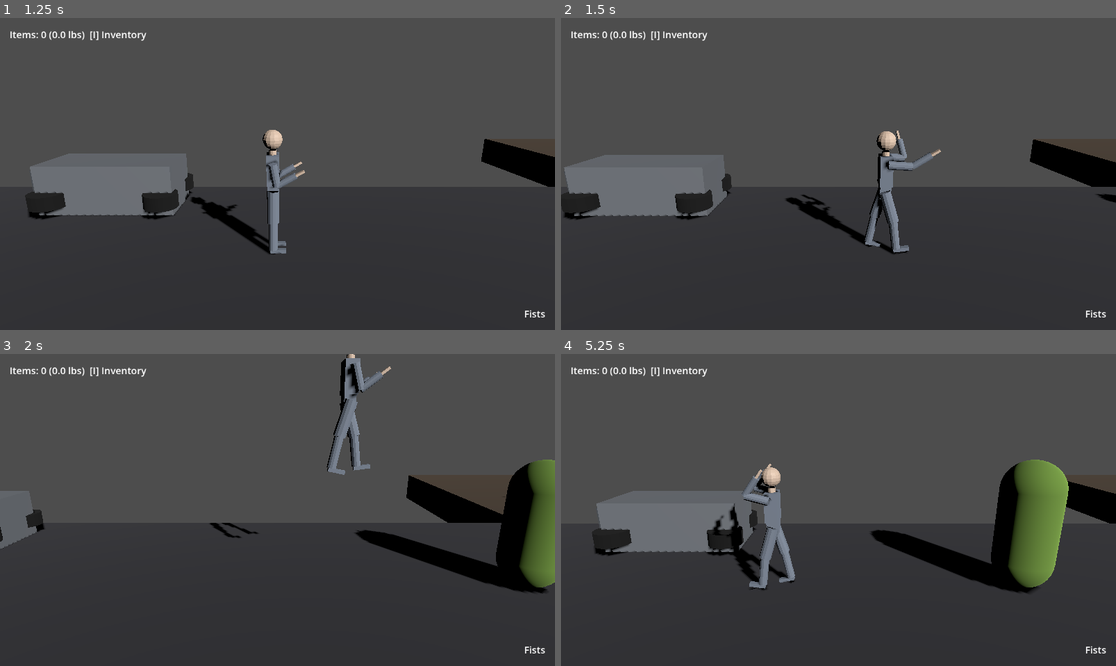
Above: before the commit, frames 1-4 (two rows, left to right).
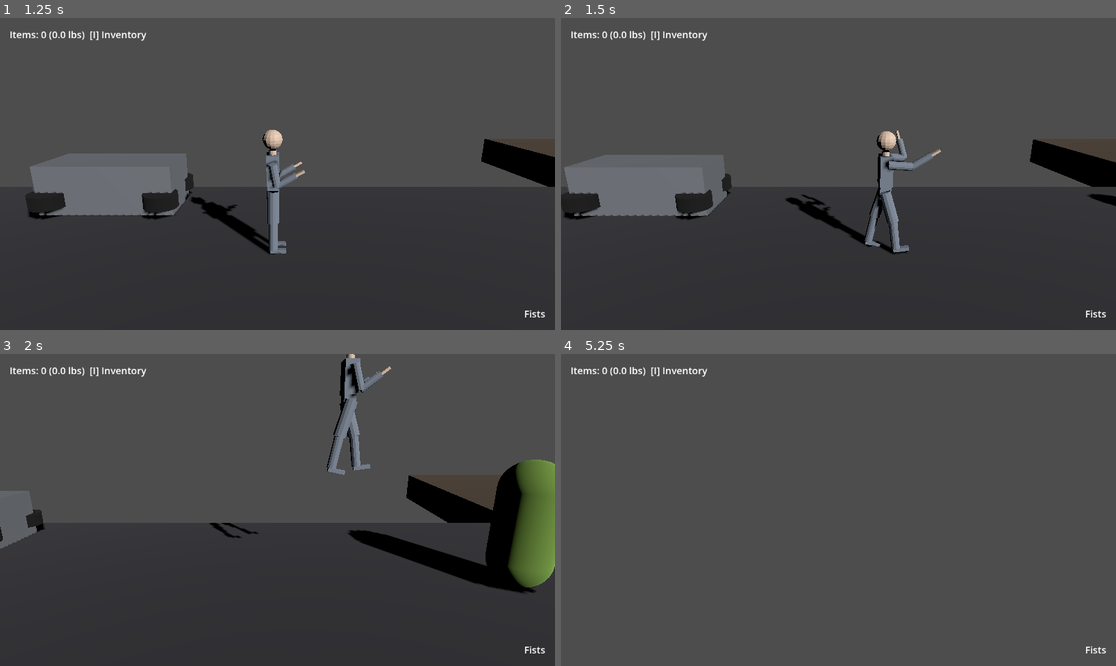
Above: after the commit, the same moments.

Repository: Natkiio/union-city-3d-remake
Game: Godot game, scene res://scenes/ui/main_menu.tscn
Same seed, same stepped clock (60 frames per second), same inputs: the game is played once before the commit and once after it.
Inputs (mouse positions are in pixels of both pictures, inside the frame that each line leads up to):
- Up to frame 1 (1.25 s): click "Start" at 0.5 s
- Up to frame 2 (1.5 s): tap Enter at 1.25 s; move the mouse to (960, 158) at 1.27 s; press the mouse at (960, 158) at 1.28 s; hold D (move_right) from 1.28 s (still down)
- Up to frame 3 (2 s): keep holding D (move_right); tap W (jump) at 1.52 s
- Up to frame 4 (5.25 s): move the mouse to (727, 525) at 2.02 s; release D (move_right) at 2.03 s; release the mouse at (727, 525) at 2.03 s; hold A (move_left) 2.03-2.78 s; tap 1 (equip_fists) at 2.1 s; tap W (jump) at 2.27, 3.77, 4.52 s; move the mouse to (894, 441) at 2.77 s; hold D (move_right) 2.78-4.28 s; tap 2 (equip_gun) at 2.85 s; move the mouse to (810, 572) at 3.52 s; tap E (interact) at 3.6 s; move the mouse to (1005, 556) at 4.27 s; hold A (move_left) from 4.28 s (still down); tap Space (shove) at 4.35 s; move the mouse to (672, 463) at 5.02 s; tap 9 at 5.1 s

Frame 1 is identical in both runs. In frame 2, less than 0.1% of the frame differs, in the area x 94-100%, y 56-61%; in frame 3, 3.0%; in frame 4, 46%, in the area x 0-100%, y 33-100%.

Commit message:
Add ZombieType boilerplate and a limp for the basic zombie
ZombieType reads kinds from data/original/enemy.json and stores speed,
health and damage as multipliers on the basic zombie (zombieSlow = 1.0), so
zombie.gd keeps the tuned baseline. Zombie takes an exported type_ref and a
movement style hook; basic zombies limp (speed swings +/-60% on a 1.2s beat,
same average speed).

Headless: basic zombie unchanged (speed 2.2, hp 50, bite 10), limp min 0.88
max 3.52 mean 2.06, fat/sprint scales load, fat zombie instantiates with
hp 104.2; melee-shove harness still 17/17 PASS.

Diff:
--- a/scripts/zombie.gd
+++ b/scripts/zombie.gd
@@ -1,5 +1,12 @@
 extends CharacterBody3D
 ## Minimal zombie AI: shamble toward the player along X, bite on contact.
+## Baseline stats below are the basic zombie; `type_ref` picks a ZombieType
+## from the original's enemy table that scales them and sets how it moves.
+
+## Basic zombies limp: speed swings sinusoidally around SPEED (the average is
+## unchanged) on a fixed, predictable beat.
+const LIMP_AMPLITUDE: float = 0.6
+const LIMP_PERIOD: float = 1.2
 
 const SPEED: float = 2.2
 const BITE_DAMAGE: float = 10.0
@@ -10,7 +17,14 @@
 const STAGGER_TIME: float = 0.25
 const HIT_FLASH_TIME: float = 0.1
 
+@export var type_ref: String = "zombieSlow"
+
+var type: ZombieType
+var max_health: float = MAX_HEALTH
+var speed: float = SPEED
+var bite_damage: float = BITE_DAMAGE
 var health: float = MAX_HEALTH
+var move_time: float = 0.0
 var bite_cooldown: float = 0.0
 var player: Node3D = null
 var stagger_timer: float = 0.0
@@ -24,6 +38,12 @@
 var _flash_material := StandardMaterial3D.new()
 
 func _ready() -> void:
+	type = ZombieType.from_ref(type_ref)
+	if type != null:
+		max_health = MAX_HEALTH * type.health_scale
+		speed = SPEED * type.speed_scale
+		bite_damage = BITE_DAMAGE * type.damage_scale
+		health = max_health
 	_flash_material.albedo_color = Color.WHITE
 	_flash_material.shading_mode = BaseMaterial3D.SHADING_MODE_UNSHADED
 	player = get_tree().get_first_node_in_group("player")
@@ -41,7 +61,8 @@
 			mesh.material_override = null
 
 	var dir: float = sign(player.global_position.x - global_position.x)
-	velocity.x = dir * SPEED
+	move_time += delta
+	velocity.x = dir * speed * _movement_mult()
 	if stagger_timer > 0.0:
 		stagger_timer -= delta
 		velocity.x = stagger_speed
@@ -62,13 +83,22 @@
 				if windup_timer < 0.0:
 					windup_timer = BITE_WINDUP_TIME
 				elif windup_timer - delta <= 0.0:
-					body.take_damage(BITE_DAMAGE)
+					body.take_damage(bite_damage)
 					bite_cooldown = BITE_COOLDOWN_TIME
 					windup_timer = -1.0
 				else:
 					windup_timer -= delta
 		if not in_range:
 			windup_timer = -1.0
+
+
+## Speed multiplier for this kind's movement style at the current moment.
+func _movement_mult() -> float:
+	match type.movement if type != null else "steady":
+		"limp":
+			return 1.0 + LIMP_AMPLITUDE * sin(TAU * move_time / LIMP_PERIOD)
+		_:
+			return 1.0
 
 
 ## Pushes the zombie `distance` world units along X in `direction` (+1/-1)
--- /dev/null
+++ b/scripts/zombie_type.gd
@@ -0,0 +1,62 @@
+class_name ZombieType
+extends RefCounted
+## One zombie kind from the original's enemy table (data/original/enemy.json).
+## Stats are stored relative to the basic zombie (zombieSlow = 1.0), so the
+## remake's tuned baseline lives in zombie.gd and a type only scales it.
+## Build one with ZombieType.from_ref("zombieFat").
+
+const DATA_PATH := "res://data/original/enemy.json"
+const BASELINE_REF := "zombieSlow"
+
+## How a kind moves while chasing. "steady" is constant speed, "limp" is a
+## predictable lurch. Add e.g. "erratic" here and in Zombie._movement_mult.
+## The original has no such field (its kinds differ by speed and animation),
+## so this is the remake's own; kinds not listed are "steady".
+const MOVEMENT := {"zombieSlow": "limp"}
+
+static var _table: Dictionary = {}
+
+var ref: String = ""
+var movement: String = "steady"
+## Multipliers on the baseline zombie's speed, health and bite damage.
+var speed_scale: float = 1.0
+var health_scale: float = 1.0
+var damage_scale: float = 1.0
+var xp_bonus: float = 1.0
+var threat: float = 0.0
+## Danger level at which this kind is meant to show up (the director unlocks
+## it 4 levels earlier, see docs/ORIGINAL_ANALYSIS.md section 5).
+var level: int = 1
+var walk_anim: String = "walk"
+
+static func from_ref(zombie_ref: String) -> ZombieType:
+	var table := _load_table()
+	if not table.has(zombie_ref) or not table.has(BASELINE_REF):
+		return null
+	var base: Dictionary = table[BASELINE_REF]
+	var d: Dictionary = table[zombie_ref]
+	var t := ZombieType.new()
+	t.ref = zombie_ref
+	t.movement = MOVEMENT.get(zombie_ref, "steady")
+	t.speed_scale = float(d.get("chaseSpeed", 1.0)) / float(base["chaseSpeed"])
+	t.health_scale = float(d.get("healthBonus", 1.0)) / float(base["healthBonus"])
+	t.damage_scale = float(d.get("damageBonus", 1.0)) / float(base["damageBonus"])
+	t.xp_bonus = float(d.get("xpBonus", 1.0))
+	t.threat = float(d.get("threat", 0.0))
+	t.level = int(d.get("level", 1))
+	t.walk_anim = d.get("walkAnim", "walk")
+	return t
+
+static func _load_table() -> Dictionary:
+	if not _table.is_empty():
+		return _table
+	var file := FileAccess.open(DATA_PATH, FileAccess.READ)
+	if file == null:
+		push_error("ZombieType: cannot open %s" % DATA_PATH)
+		return _table
+	var parsed: Variant = JSON.parse_string(file.get_as_text())
+	if parsed is Dictionary:
+		_table = parsed
+	else:
+		push_error("ZombieType: %s is not a JSON object" % DATA_PATH)
+	return _table
Not shown, added: scripts/zombie_type.gd.uid
